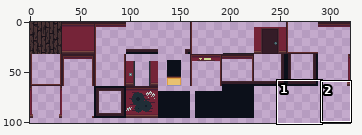
Two versions of one pixel-art file, Assets/0_Scenes/Map/Tiles.aseprite. Above: a wide view before the commit, with the close-up outlined.
Close-up. Earlier state:
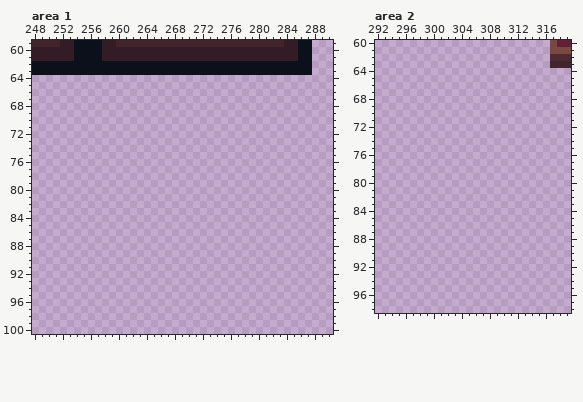
320x320 pixels, 1 frame. Colours within 5 levels of each other are drawn and written as one. Shown: area 1: x 248..290, y 59..100; area 2: x 292..319, y 60..98. The wide view leaves out empty margins.
After:
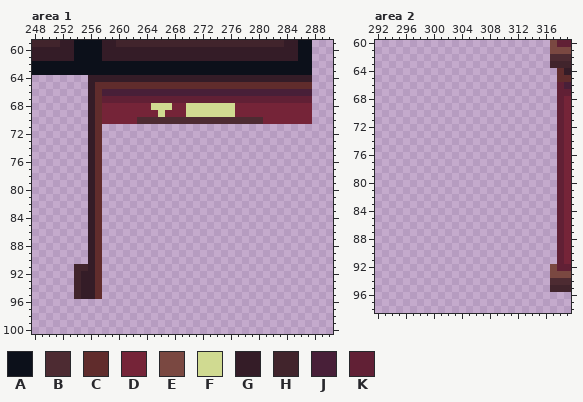
Palette (. is transparent): A #0c101a  B #4d2b32  C #602c2c  D #752438  E #7a4841  F #d0da91  G #341c27  H #41242c  J #481f38  K #612035
From old to new:
Changed rows in their new state; - is an unchanged pixel.
Area 1:
first column x 254:
 64 --GGGGGGGGGGGGGGGGGGGGGGGGGGGGGGGG
 65 --GCCCCCCCCCCCCCCCCCCCCCCCCCCCCCCC
 66 --GCJJJJJJJJJJJJJJJJJJJJJJJJJJJJJJ
 67 --GCKKKKKKKKKKKKKKKKKKKKKKKKKKKKKK
 68 --GCDDDDDDDFFFDDFFFFFFFDDDDDDDDDDD
 69 --GCDDDDDDDDFDDDFFFFFFFDDDDDDDDDDD
 70 --GCDDDDDBBBBBBBBBBBBBBBBBBDDDDDDD
 71 --GC------------------------------
 72 --GC------------------------------
 73 --GC------------------------------
 74 --GC------------------------------
 75 --GC------------------------------
 76 --GC------------------------------
 77 --GC------------------------------
 78 --GC------------------------------
 79 --GC------------------------------
 80 --GC------------------------------
 81 --GC------------------------------
 82 --GC------------------------------
 83 --GC------------------------------
 84 --GC------------------------------
 85 --GC------------------------------
 86 --GC------------------------------
 87 --GC------------------------------
 88 --GC------------------------------
 89 --GC------------------------------
 90 --GC------------------------------
 91 HHGC------------------------------
 92 HGGC------------------------------
 93 HGGC------------------------------
 94 HGGC------------------------------
 95 HGGC------------------------------
Area 2:
first column x 317:
64 -CG
65 -CC
66 -KJ
67 -KK
68 -KD
69 -KD
70 -KD
71 -KD
72 -KD
73 -KD
74 -KD
75 -KD
76 -KD
77 -KD
78 -KD
79 -KD
80 -KD
81 -KD
82 -KD
83 -KD
84 -KD
85 -KD
86 -KD
87 -KD
88 -KD
89 -KD
90 -KD
91 -KD
92 EKK
93 EEE
94 BBB
95 HHH
Boxes around the changes in both close-ups, in picture pixels (x1, y1, x2, y2):
added: (74, 75, 312, 299)
added: (550, 68, 571, 292)
